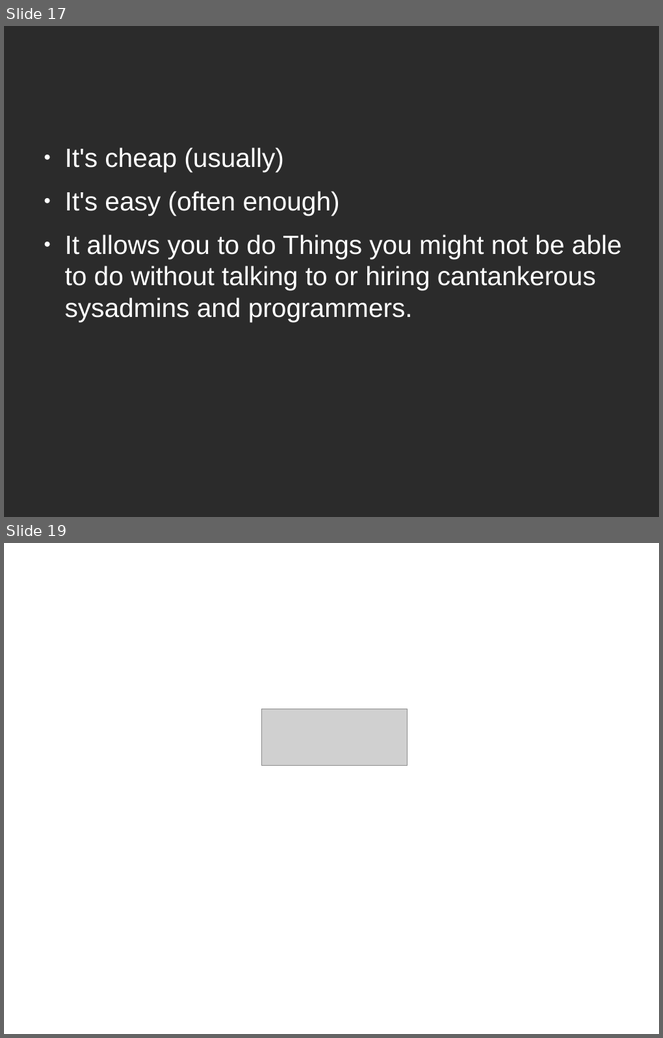
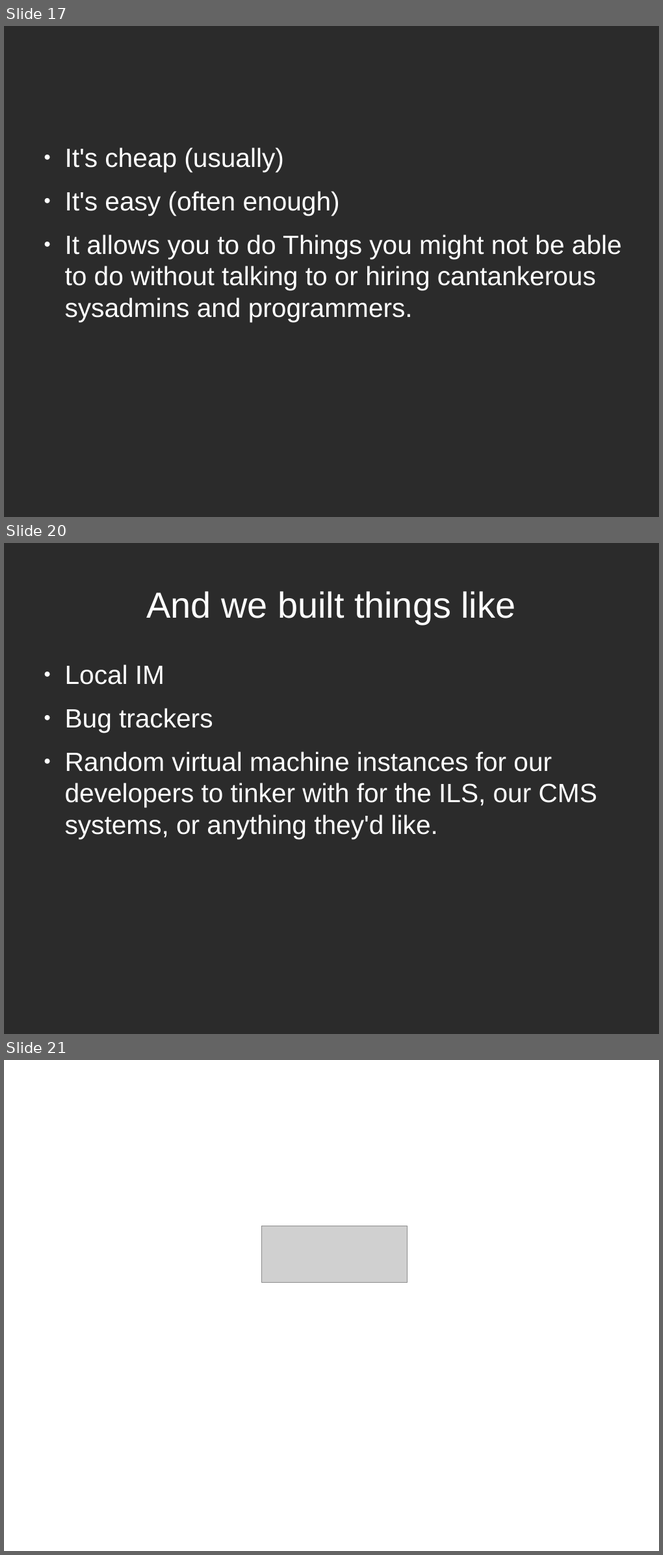
Before and after one commit to ruebot/SuperConference-2011---Cloud-computing, a slide deck: sc-2011-local-clouds.odp. Shown one above the other, each under a label of ours: slides 17 and 19 before the commit, slides 17, 20 and 21 after it; the slides between them are not shown. The pictures are 663x1038 and 663x1555 pixels, drawn with LibreOffice and Linux fonts; fonts in the diff are those of the drawing; grey boxes stand for pictures; background and template pictures are left out; a plain dark background stands for a picture behind light text. Boxes give left, top, right and bottom in pixels: in the first picture for what was removed or moved away, otherwise in the second. Text is boxed around its words. In the diff, an @@ line names an element or a change of style, - is before the commit and + after.

Commit message:
More description of our local cloud.

```diff
--- a/sc-2011-local-clouds.odp
+++ b/sc-2011-local-clouds.odp
@@ slide 20 added at (x1=4, y1=543, x2=659, y2=1034), background picture (left out) @@
@@ title added at (x1=146, y1=591, x2=516, y2=624), 44 pt, text #FFFFFF @@
+And we built things like
@@ text added at (x1=65, y1=665, x2=597, y2=839), 32 pt, text #FFFFFF @@
+● Local IM
+● Bug trackers
+● Random virtual machine instances for our developers to tinker with for the ILS, our CMS systems, or anything they'd like.
@@ what was slide 19 is now slide 21 @@
```
Also in this commit, not shown: 1 slide changed, 1 other slide added.
